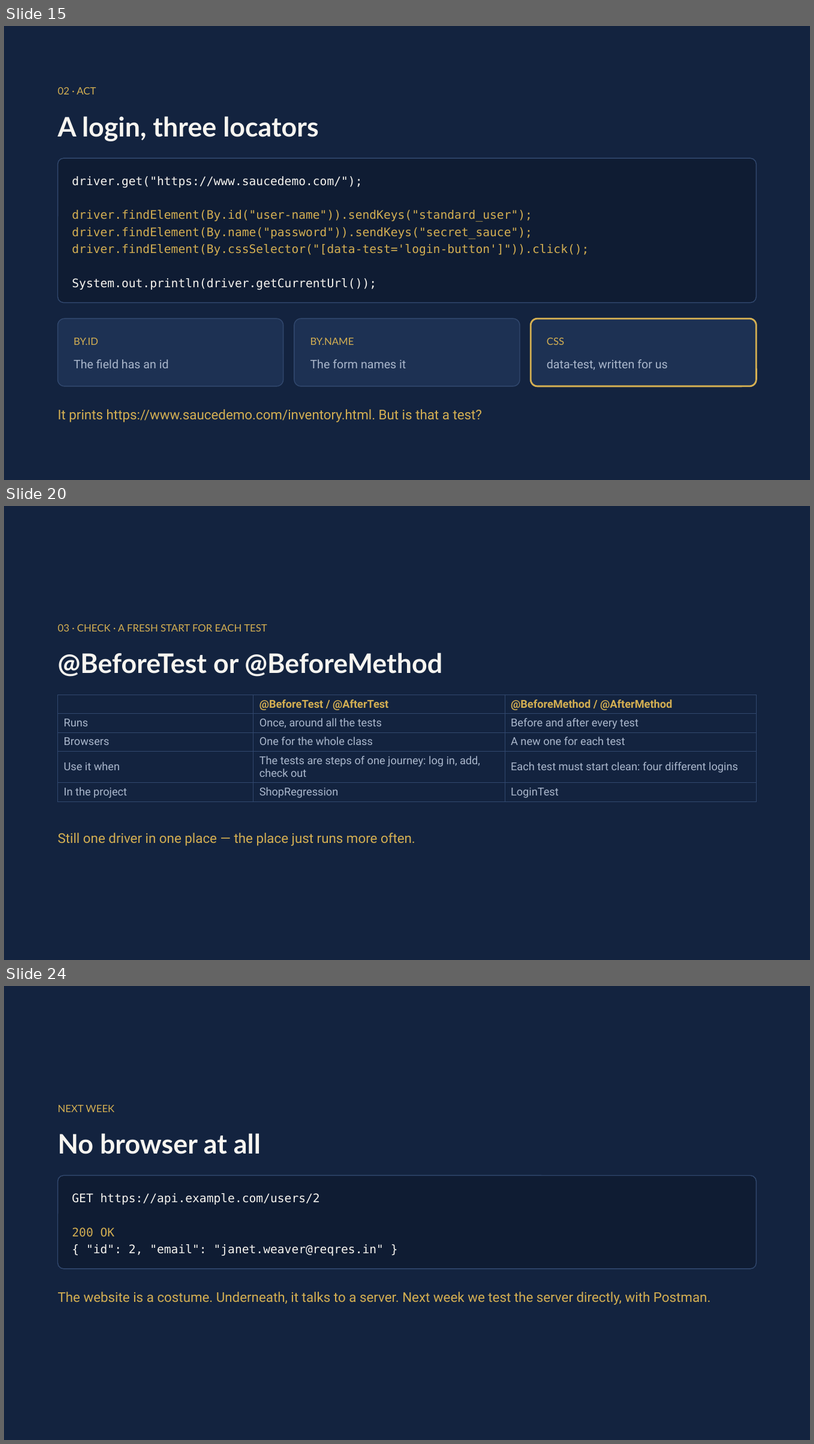
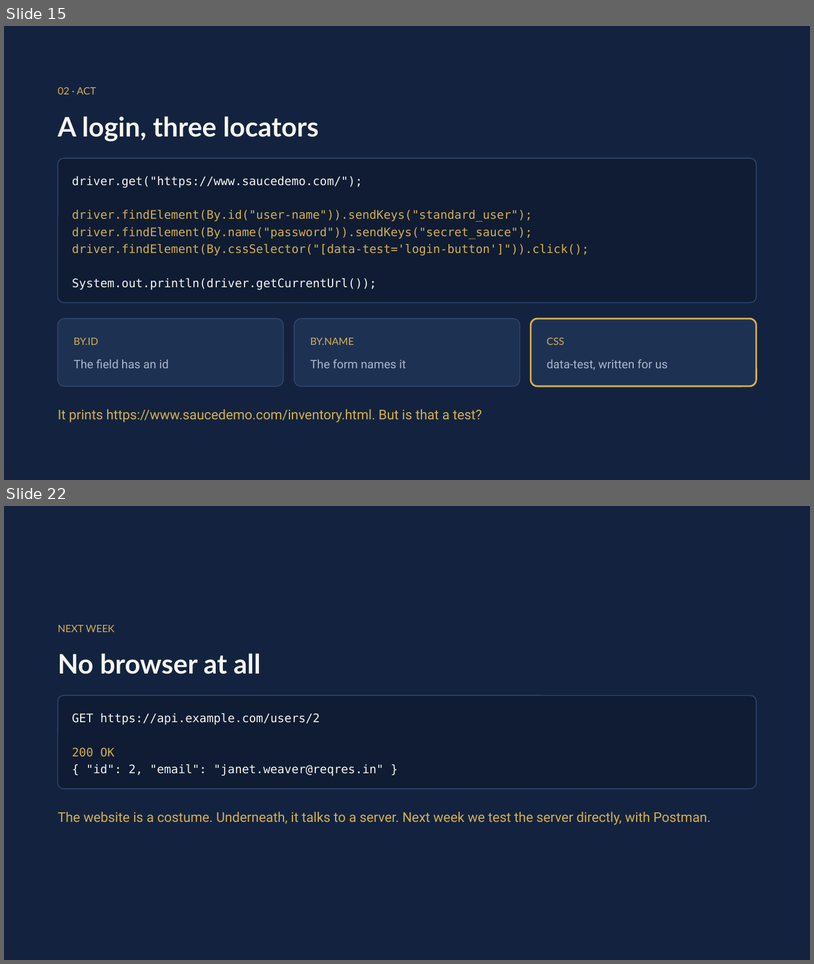
Before and after one commit to MohamedShehab280/software-testing, a slide deck: week-04/Week 4 - Locators and Assertions.pptx. Shown one above the other, each under a label of ours: slides 15, 20 and 24 before the commit, slides 15 and 22 after it; the slides between them are not shown. The pictures are 814x1444 and 814x964 pixels, drawn with LibreOffice and Linux fonts; fonts in the diff are those of the drawing. Boxes give left, top, right and bottom in pixels: in the first picture for what was removed or moved away, otherwise in the second. Text is boxed around its words. In the diff, an @@ line names an element or a change of style, - is before the commit and + after.

```diff
--- a/week-04/Week 4 - Locators and Assertions.pptx
+++ b/week-04/Week 4 - Locators and Assertions.pptx
@@ slide 20 removed at <box>4,506,810,960</box>, background #13233F @@
@@ text removed at <box>58,624,267,631</box> @@
-03 · CHECK · A FRESH START FOR EACH TEST
@@ text removed at <box>58,652,443,676</box> @@
-@BeforeTest or @BeforeMethod
@@ table removed at <box>58,695,757,800</box>, 5 rows, 3 columns @@
- | @BeforeTest / @AfterTest | @BeforeMethod / @AfterMethod
-Runs | Once, around all the tests | Before and after every test
-Browsers | One for the whole class | A new one for each test
-Use it when | The tests are steps of one journey: log in, add, check out | Each test must start clean: four different logins
-In the project | ShopRegression | LoginTest
@@ text removed at <box>58,832,416,846</box> @@
-Still one driver in one place — the place just runs more often.
@@ what was slide 24 is now slide 22 @@
```
Also in this commit, not shown: 3 slides changed, 5 slides added, 6 other slides removed, 1 other file.
